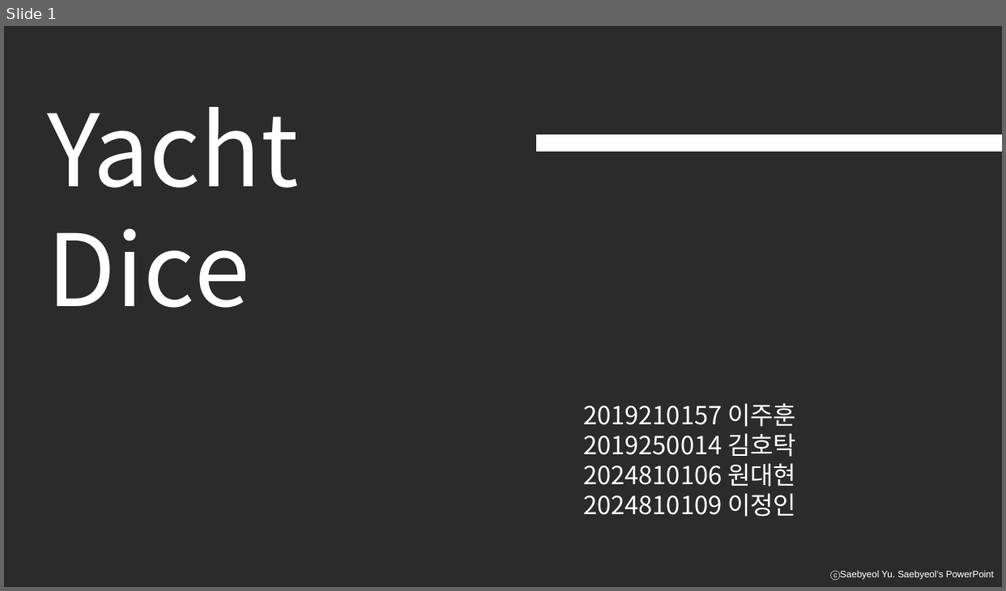
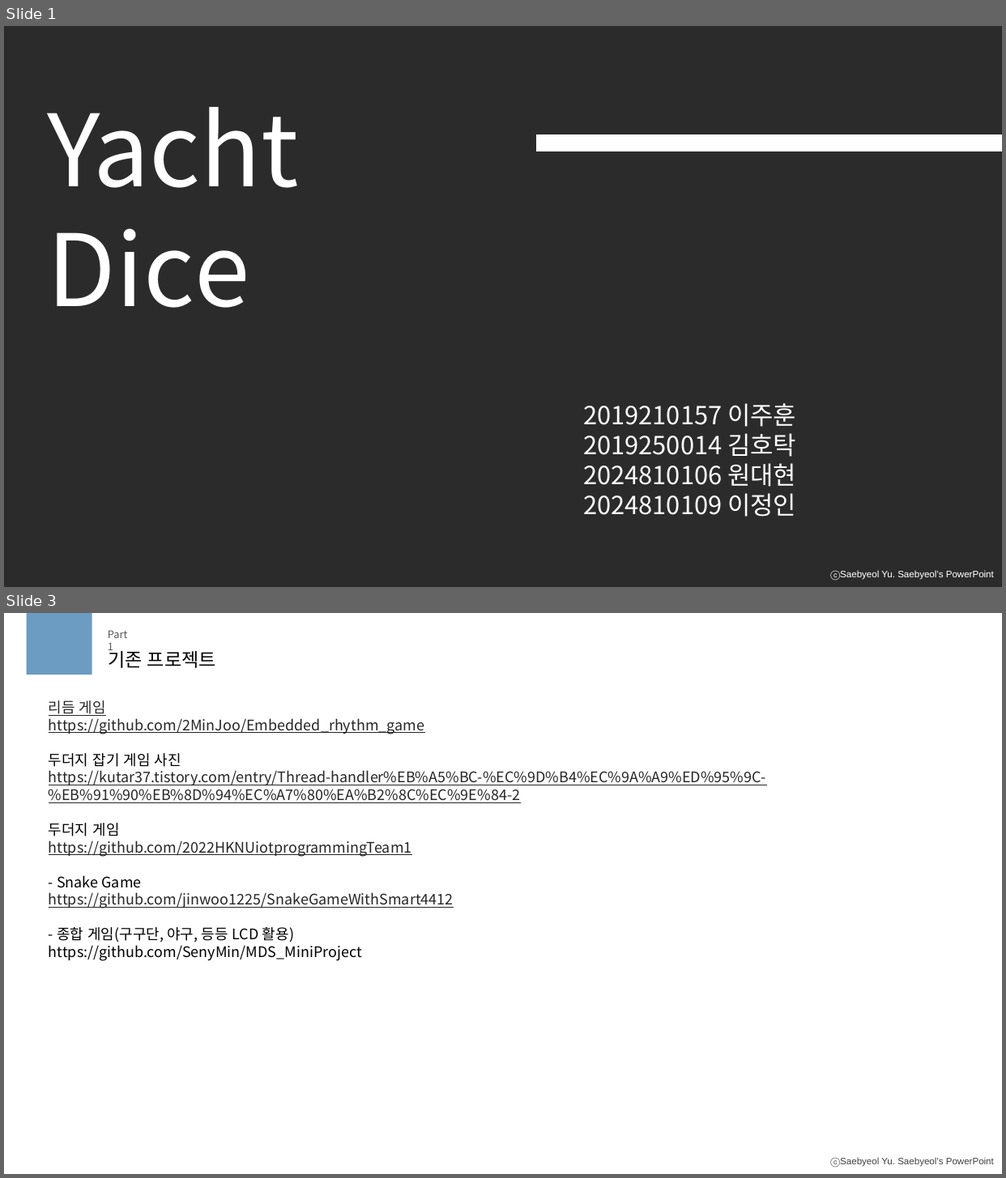
Before and after one commit to meohyun1/IoT_Proj, a slide deck: doc/IoT_1차발표.pptx. Shown one above the other, each under a label of ours: slide 1 before the commit, slides 1 and 3 after it; the slides between them are not shown. The pictures are 1006x591 and 1006x1178 pixels, drawn with LibreOffice and Linux fonts; fonts in the diff are those of the drawing; background and template pictures are left out; a plain dark background stands for a picture behind light text. Boxes give left, top, right and bottom in pixels: in the first picture for what was removed or moved away, otherwise in the second. Text is boxed around its words. In the diff, an @@ line names an element or a change of style, - is before the commit and + after.

```diff
--- a/doc/IoT_1차발표.pptx
+++ b/doc/IoT_1차발표.pptx
@@ slide 3 added at box(4, 613, 1002, 1174), background #FFFFFF; not listed: 1 template element that a slide beside it also shows @@
@@ rectangle added at box(27, 613, 92, 675), fill #6C9CC2 @@
@@ text added at box(108, 630, 127, 654), 10 pt, text #595959 @@
+Part 1
@@ text added at box(108, 648, 216, 668), 18 pt, text #000000 @@
+기존 프로젝트
@@ text added at box(49, 700, 766, 961), 14 pt, text #262626, underline @@
+리듬 게임
+https://github.com/2MinJoo/Embedded_rhythm_game
+두더지 잡기 게임 사진
+https://kutar37.tistory.com/entry/Thread-handler%EB%A5%BC-%EC%9D%B4%EC%9A%A9%ED%95%9C-%EB%91%90%EB%8D%94%EC%A7%80%EA%B2%8C%EC%9E%84-2
+두더지 게임
+https://github.com/2022HKNUiotprogrammingTeam1
+- Snake Game
+https://github.com/jinwoo1225/SnakeGameWithSmart4412
+- 종합 게임(구구단, 야구, 등등 LCD 활용)
+https://github.com/SenyMin/MDS_MiniProject
```
Also in this commit, not shown: 3 slides changed, 6 slides removed, 3 other files.
